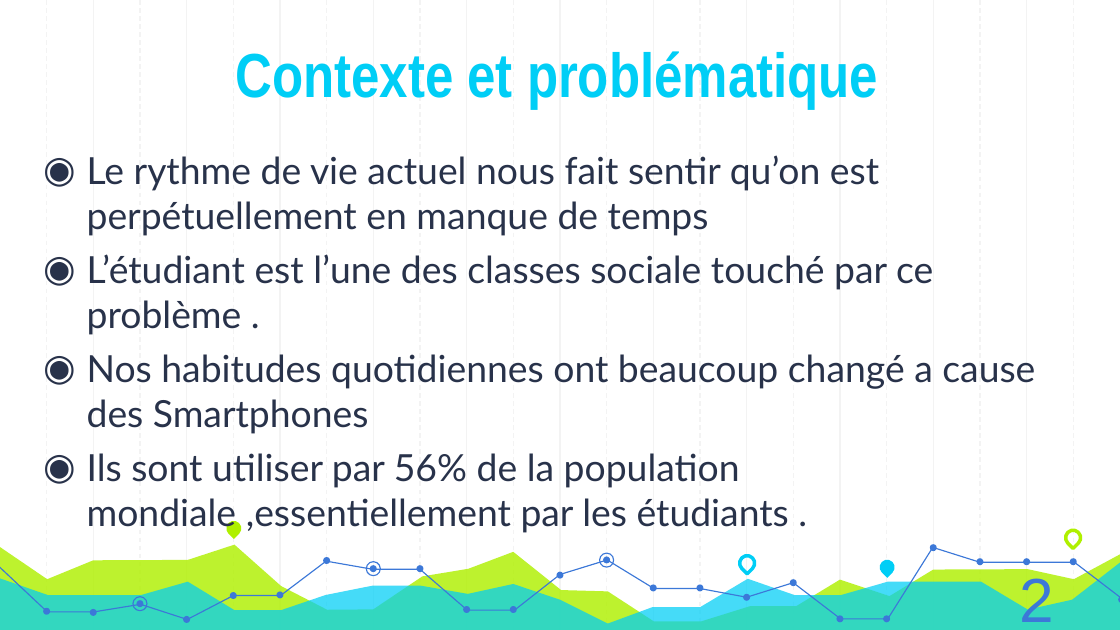
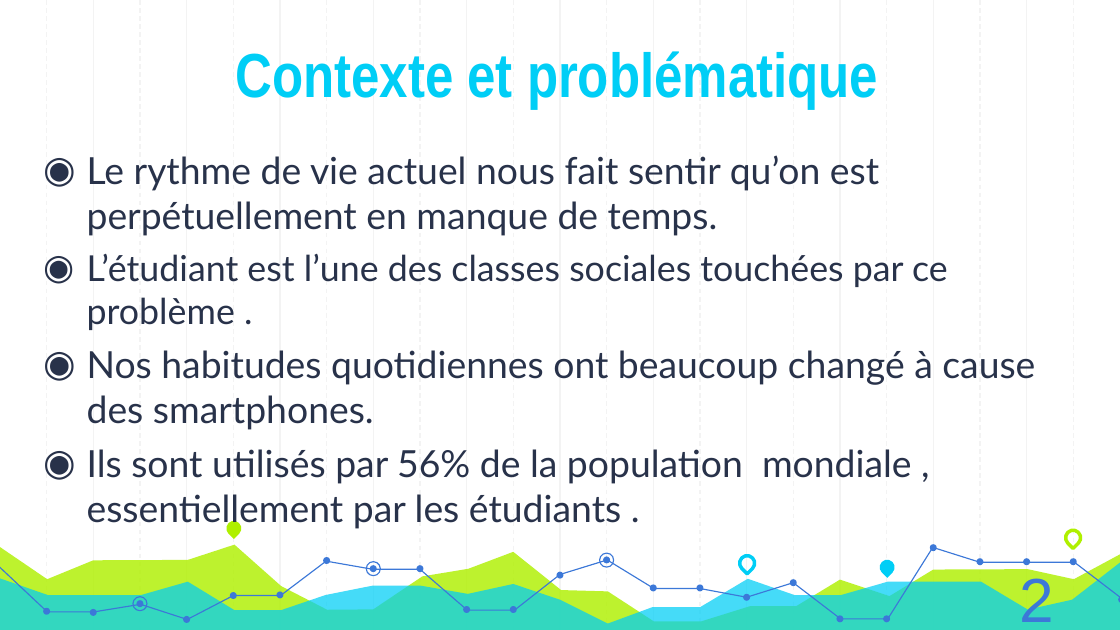
Before and after one commit to AzeddineZadir/docpfc, a slide deck: slide 4 of présentation licence 3.pptx. Drawn at 1120x630 pixels with LibreOffice and Linux fonts; fonts in the diff are those of the drawing. Boxes give left, top, right and bottom in pixels: in the first picture for what was removed or moved away, otherwise in the second. Text is boxed around its words. In the diff, an @@ line names an element or a change of style, - is before the commit and + after.

```diff
--- a/présentation licence 3.pptx
+++ b/présentation licence 3.pptx
@@ text at box(87, 155, 1035, 529): text changed @@
-◉ Le rythme de vie actuel nous fait sentir qu’on est perpétuellement en manque de temps
-◉ L’étudiant est l’une des classes sociale touché par ce problème .
-◉ Nos habitudes quotidiennes ont beaucoup changé a cause des Smartphones
-◉ Ils sont utiliser par 56% de la population mondiale ,essentiellement par les étudiants .
+◉ Le rythme de vie actuel nous fait sentir qu’on est perpétuellement en manque de temps.
+◉ L’étudiant est l’une des classes sociales touchées par ce problème .
+◉ Nos habitudes quotidiennes ont beaucoup changé à cause des smartphones.
+◉ Ils sont utilisés par 56% de la population mondiale , essentiellement par les étudiants .
```
Also in this commit, not shown: 15 other slides changed, 1 slide added, 3 slides removed, 1 other file.
